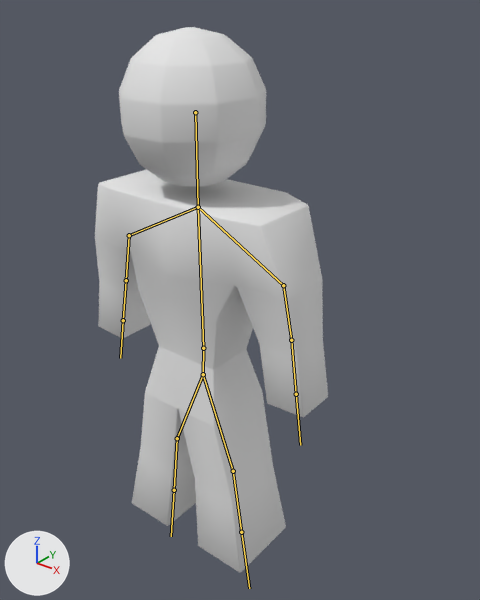
A saved change to the FBX model Assets/Models/dude.fbx.
Before and after are seen from a 50 mm camera at (5.99, -6.57, 8.36) aimed at (0.45, 0.35, 4.07). Arrows for +X, +Y and +Z are at lower left; the lights stay in place. The bones that bend it are drawn over the model as lines.
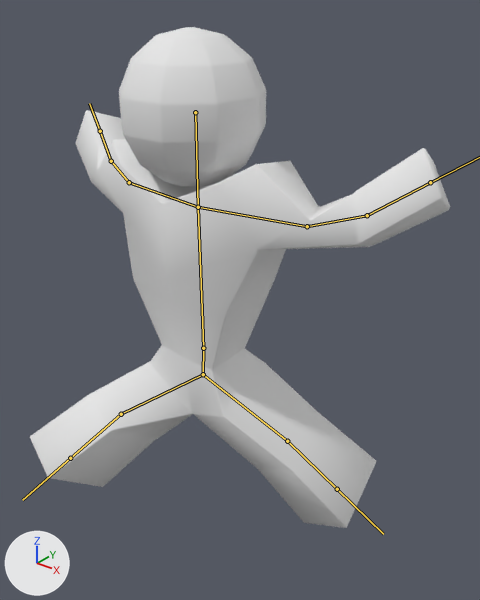
The newer file adds an action. The first version stands in its rest pose; the second is drawn at frame 9 of the action 'Armature|Fall'.

Boxes [x1, y1, x2, y2] around the edits, measured in the pictures (480 x 600 px):
'Cube', posed (80% wider, 8% shorter)
    before: [95, 27, 328, 572]
    after: [30, 27, 450, 528]
bone 'Bone.001', root to tip
    before: (198, 207) to (283, 285)
    after: (198, 207) to (307, 226)
bone 'Bone.002', root to tip
    before: (283, 285) to (291, 340)
    after: (307, 226) to (367, 215)
bone 'Bone.003', root to tip
    before: (291, 340) to (296, 394)
    after: (367, 215) to (430, 182)
bone 'Bone.004', root to tip
    before: (198, 207) to (129, 235)
    after: (198, 207) to (129, 182)
bone 'Bone.005', root to tip
    before: (129, 235) to (126, 280)
    after: (129, 182) to (111, 161)
bone 'Bone.006', root to tip
    before: (126, 280) to (123, 320)
    after: (111, 161) to (100, 131)
bone 'Bone.009', root to tip
    before: (203, 374) to (177, 438)
    after: (203, 374) to (121, 414)
bone 'Bone.011', root to tip
    before: (203, 374) to (233, 471)
    after: (203, 374) to (287, 441)

The edits, one by one:
Bone 'Bone.001' (bone_bone_001) turns from (0, 0, 0) to (28, -7, 5) degrees about its own x, y and z.
Bone 'Bone.002' (bone_bone_002) turns from (0, 0, 0) to (71, -16, -11) degrees about its own x, y and z.
Bone 'Bone.003' (bone_bone_003) turns from (0, 0, 0) to (22, -6, -2) degrees about its own x, y and z.
Bone 'Bone.004' (bone_bone_004) turns from (0, 0, 0) to (27, 4, -7) degrees about its own x, y and z.
Bone 'Bone.005' (bone_bone_005) turns from (0, 0, 0) to (65, 18, 3) degrees about its own x, y and z.
Bone 'Bone.006' (bone_bone_006) turns from (0, 0, 0) to (14, 4, -1) degrees about its own x, y and z.
Bone 'Bone.009' (bone_bone_009) turns from (0, 0, 0) to (29, 17, 37) degrees about its own x, y and z.
Bone 'Bone.011' (bone_bone_011) turns from (0, 0, 0) to (29, 0, 22) degrees about its own x, y and z.
